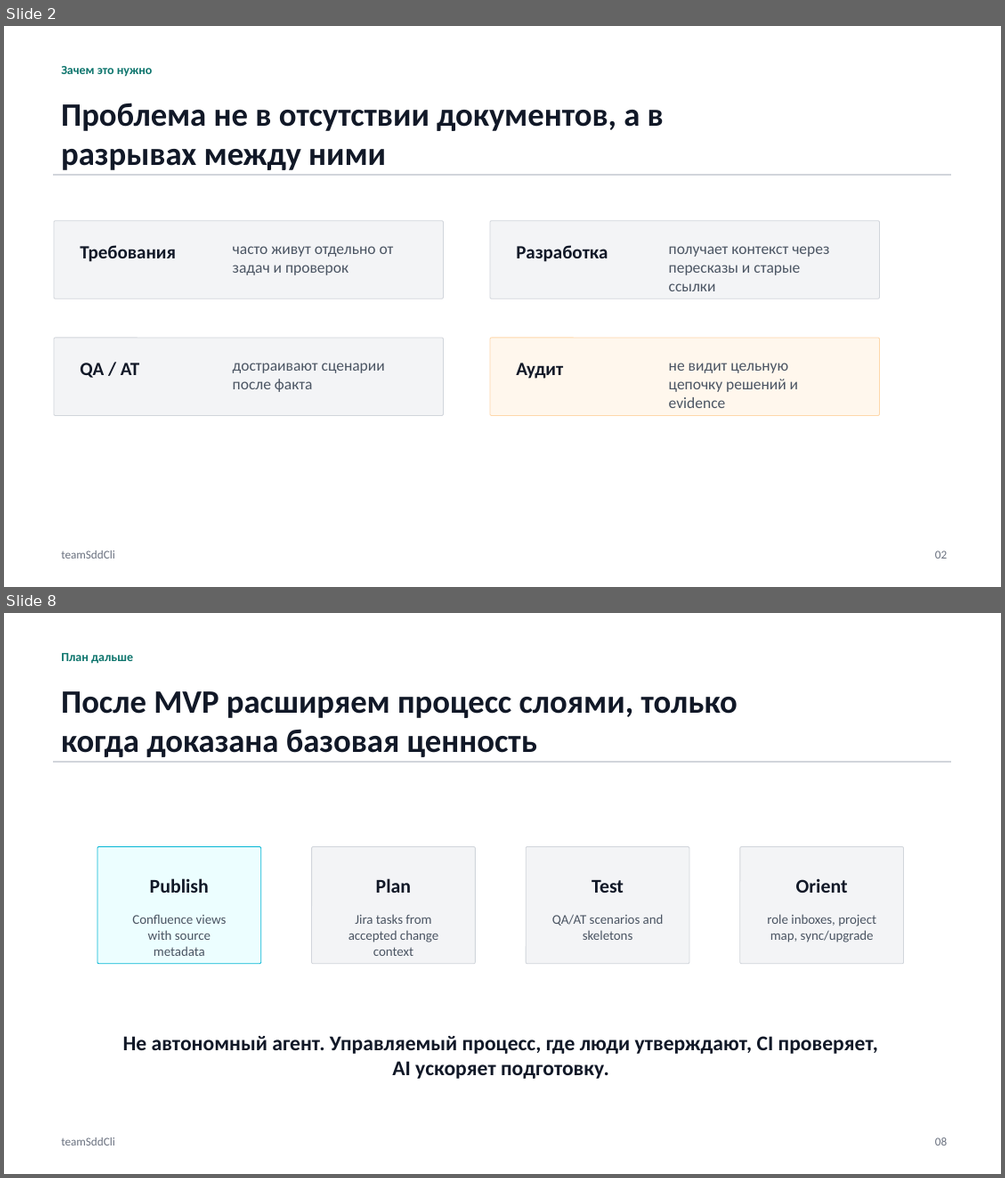
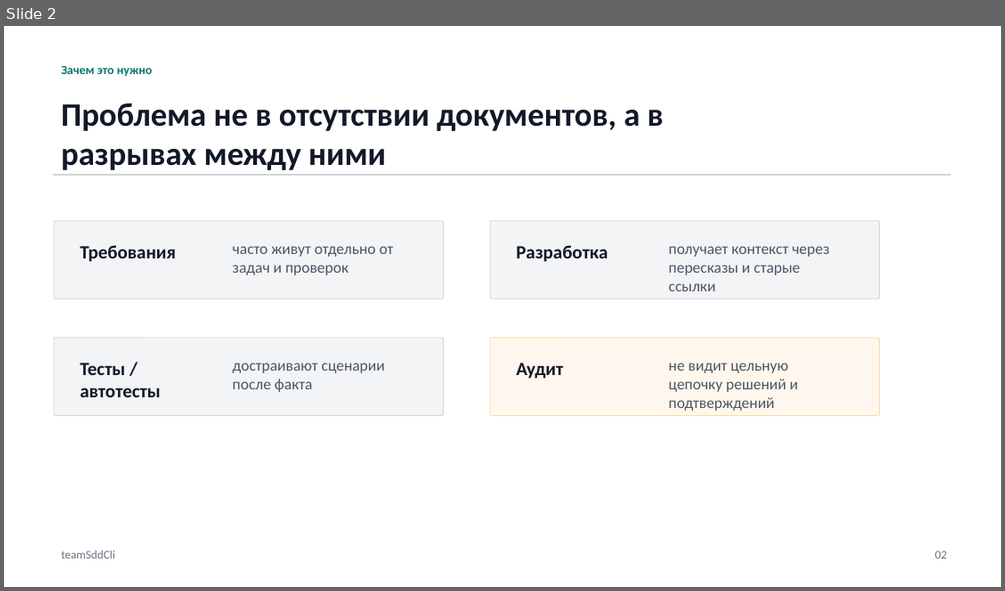
Before and after one commit to danka19/teamSddCli, a slide deck: outputs/team-sdd-principle-mvp-plan.pptx. Shown one above the other, each under a label of ours: slides 2 and 8 before the commit, slide 2 after it; the slides between them are not shown. The pictures are 1005x1178 and 1005x591 pixels, drawn with LibreOffice and Linux fonts; fonts in the diff are those of the drawing. Boxes give left, top, right and bottom in pixels: in the first picture for what was removed or moved away, otherwise in the second. Text is boxed around its words. In the diff, an @@ line names an element or a change of style, - is before the commit and + after.

Commit message:
Localize team SDD presentation copy

```diff
--- a/outputs/team-sdd-principle-mvp-plan.pptx
+++ b/outputs/team-sdd-principle-mvp-plan.pptx
@@ slide 8 removed at bbox=[4, 613, 1001, 1174], background #FFFFFF @@
@@ text removed at bbox=[61, 653, 133, 664] @@
-План дальше
@@ text removed at bbox=[61, 691, 737, 757] @@
-После MVP расширяем процесс слоями, только когда доказана базовая ценность
@@ rectangle removed at bbox=[54, 761, 952, 762] @@
@@ rounded rectangle removed at bbox=[97, 846, 261, 963] @@
@@ rounded rectangle removed at bbox=[311, 846, 475, 963] @@
@@ rounded rectangle removed at bbox=[526, 846, 689, 963] @@
@@ rounded rectangle removed at bbox=[740, 846, 904, 963] @@
@@ text removed at bbox=[150, 878, 209, 892] @@
-Publish
@@ text removed at bbox=[376, 878, 411, 892] @@
-Plan
@@ text removed at bbox=[796, 878, 848, 892] @@
-Orient
@@ text removed at bbox=[591, 880, 623, 892] @@
-Test
@@ text removed at bbox=[132, 914, 226, 956] @@
-Confluence views with source metadata
@@ text removed at bbox=[348, 914, 438, 956] @@
-Jira tasks from accepted change context
@@ text removed at bbox=[552, 914, 663, 940] @@
-QA/AT scenarios and skeletons
@@ text removed at bbox=[767, 914, 876, 942] @@
-role inboxes, project map, sync/upgrade
@@ text removed at bbox=[123, 1036, 878, 1078] @@
-Не автономный агент. Управляемый процесс, где люди утверждают, CI проверяет, AI ускоряет подготовку.
@@ text removed at bbox=[61, 1137, 115, 1145] @@
-teamSddCli
@@ text removed at bbox=[935, 1137, 947, 1145] @@
-08
@@ slide 2 changed as well @@
@@ text at bbox=[80, 362, 161, 397]: text changed @@
-QA / AT
+Тесты / автотесты
@@ text at bbox=[669, 362, 798, 410]: text changed @@
-не видит цельную цепочку решений и evidence
+не видит цельную цепочку решений и подтверждений
```
Also in this commit, not shown: 5 other slides changed, 2 slides added, 1 other slide removed.
